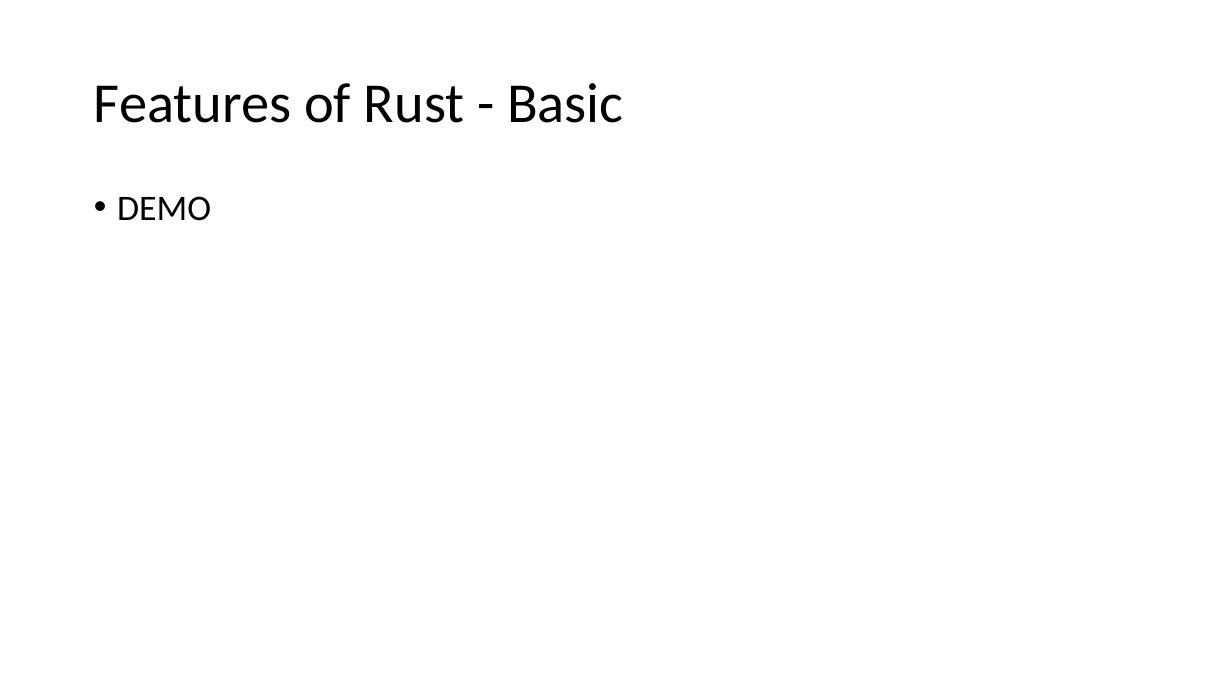
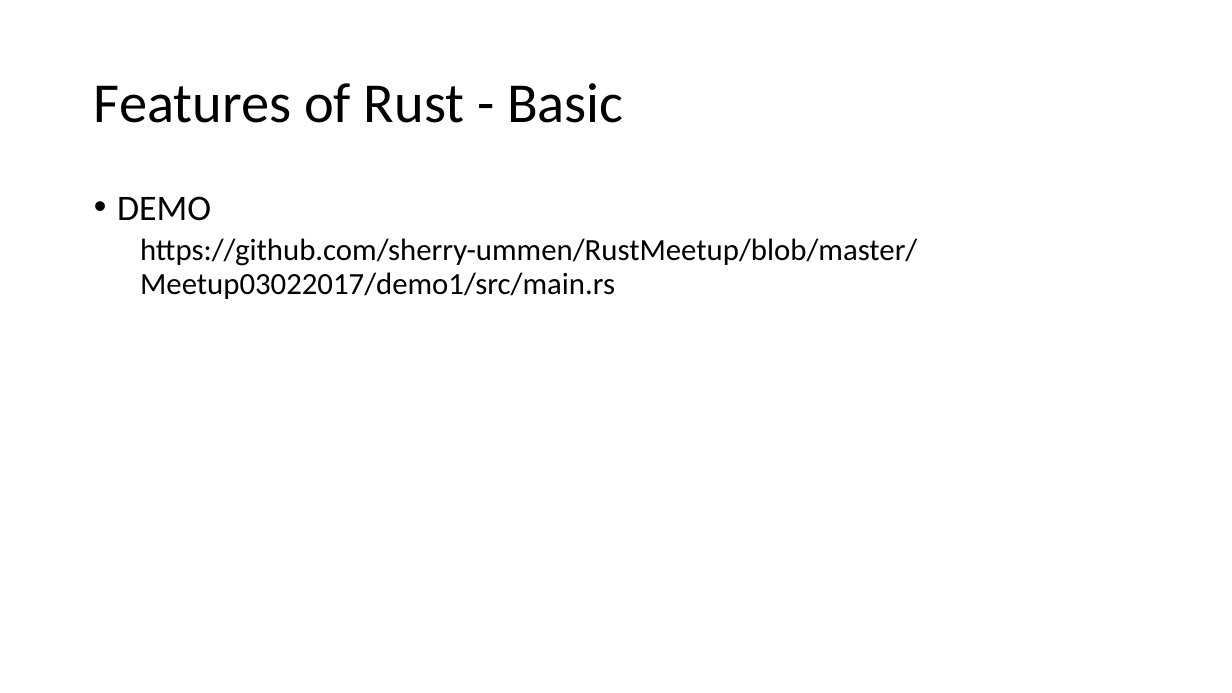
Before and after one commit to sherry-ummen/RustMeetup, a slide deck: slide 8 of Meetup03022017/RustIntroduction-FinlandMeetup.pptx. Drawn at 1232x693 pixels with LibreOffice and Linux fonts; fonts in the diff are those of the drawing. Boxes give left, top, right and bottom in pixels: in the first picture for what was removed or moved away, otherwise in the second. Text is boxed around its words. In the diff, an @@ line names an element or a change of style, - is before the commit and + after.

```diff
--- a/Meetup03022017/RustIntroduction-FinlandMeetup.pptx
+++ b/Meetup03022017/RustIntroduction-FinlandMeetup.pptx
@@ text at (140,238,917,299): paragraph added @@
+  https://github.com/sherry-ummen/RustMeetup/blob/master/Meetup03022017/demo1/src/main.rs
```
Also in this commit, not shown: 1 other slide changed.
